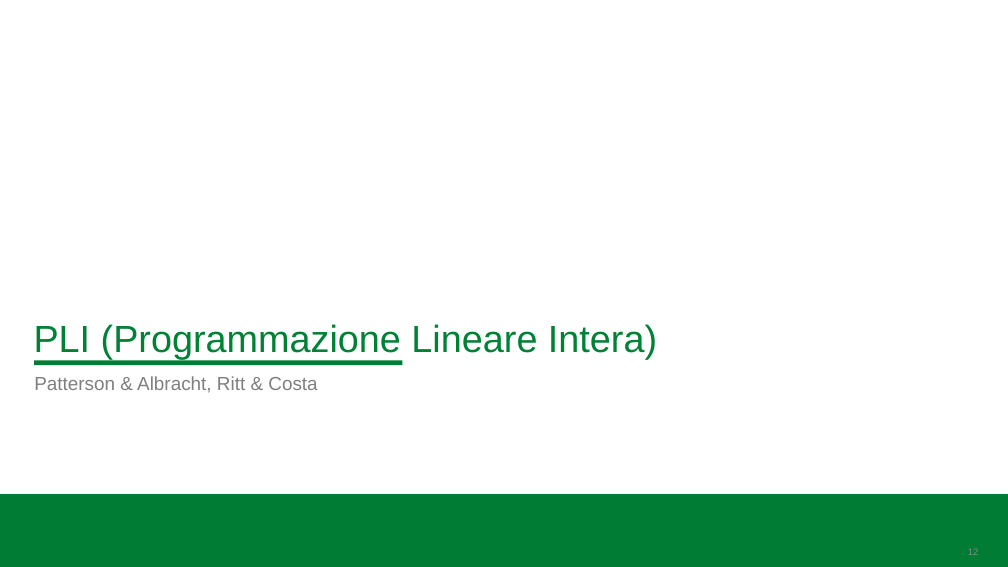
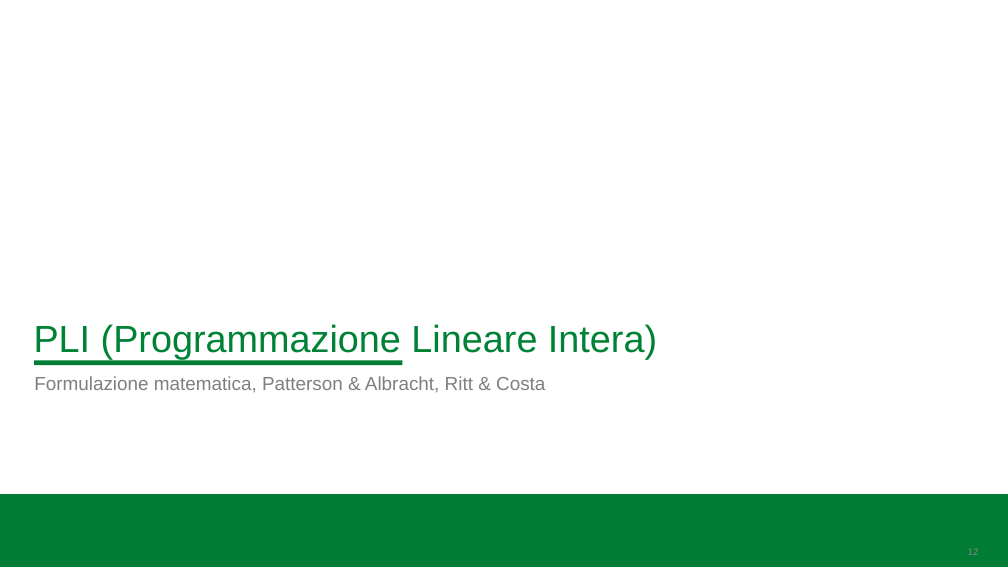
Before and after one commit to BitSquish/Assembly-Line-Balancing, a slide deck: slide 12 of slides/Assembly Line Balancing Problem.pptx. Drawn at 1008x567 pixels with LibreOffice and Linux fonts; fonts in the diff are those of the drawing; background and template pictures are left out. Boxes give left, top, right and bottom in pixels: in the first picture for what was removed or moved away, otherwise in the second. Text is boxed around its words. In the diff, an @@ line names an element or a change of style, - is before the commit and + after.

```diff
--- a/slides/Assembly Line Balancing Problem.pptx
+++ b/slides/Assembly Line Balancing Problem.pptx
@@ text at (34,376,545,393): text changed @@
-Patterson & Albracht, Ritt & Costa
+Formulazione matematica, Patterson & Albracht, Ritt & Costa
```
Also in this commit, not shown: 16 other slides changed, 7 slides added, 13 slides removed, 1 other file.
